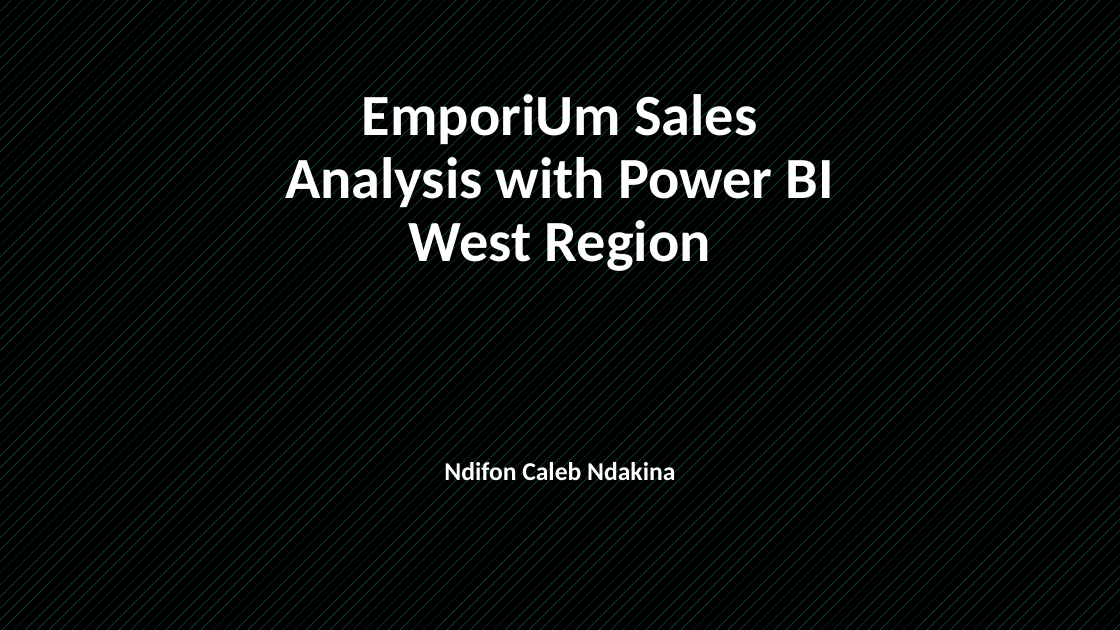
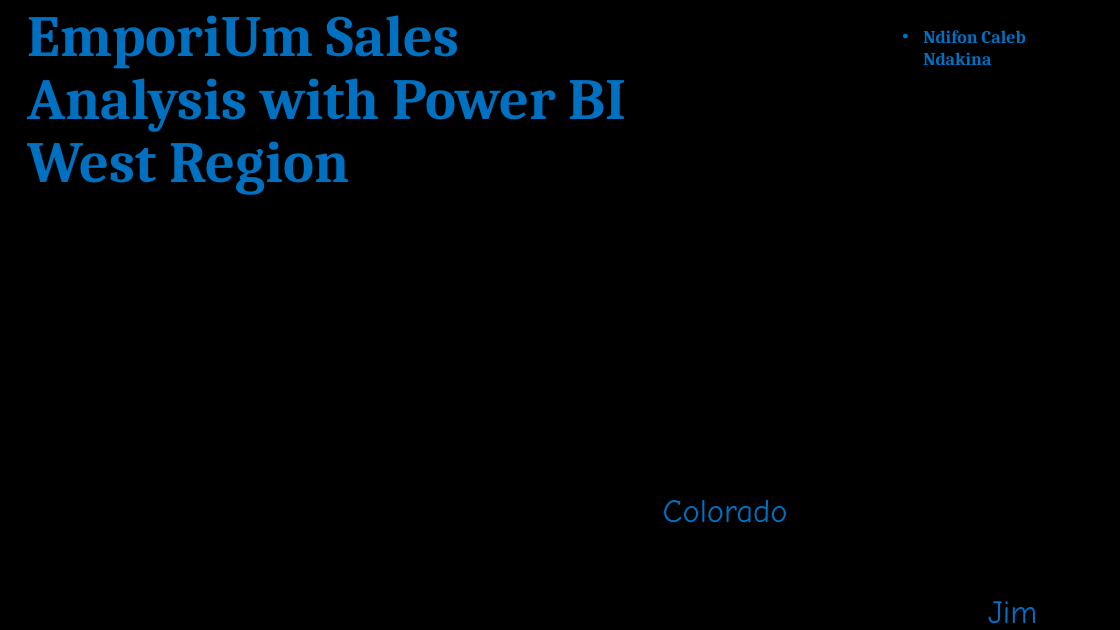
Before and after one commit to kalie-on/Capstone_3, a slide deck: slide 1 of Ndakina-capstone three.pptx. Drawn at 1120x630 pixels with LibreOffice and Linux fonts; fonts in the diff are those of the drawing; background and template pictures are left out. Boxes give left, top, right and bottom in pixels: in the first picture for what was removed or moved away, otherwise in the second. Text is boxed around its words. In the diff, an @@ line names an element or a change of style, - is before the commit and + after.

```diff
--- a/Ndakina-capstone three.pptx
+++ b/Ndakina-capstone three.pptx
@@ title "EmporiUm Sales Analysis with Power ...": place and size @@
-title "EmporiUm Sales Analysis with Power ..." at box(285, 87, 834, 275)
+title "EmporiUm Sales Analysis with Power ..." at box(28, 15, 627, 195)
@@ title "EmporiUm Sales Analysis with Power ..." at box(28, 15, 627, 195): font Calibri to Cambria, text colour #FFFFFF to #0070C0; alignment centre to left; vertical alignment bottom to top @@
@@ text "Ndifon Caleb Ndakina": place and size @@
-text "Ndifon Caleb Ndakina" at box(444, 459, 675, 486)
+text "Ndifon Caleb Ndakina" at box(923, 30, 1025, 65)
@@ text "Ndifon Caleb Ndakina" at box(923, 30, 1025, 65): size 22 to 15.4 pt, font Calibri to Cambria, text colour #FFFFFF to #0070C0; alignment centre to left; bullet none to •; line spacing 1.2 to 1 @@
@@ text added at box(663, 500, 1037, 623), 27.9 pt, text #0070C0 @@
+Colorado
+Jim Heck
```
Also in this commit, not shown: 2 other slides changed, 1 slide added.
